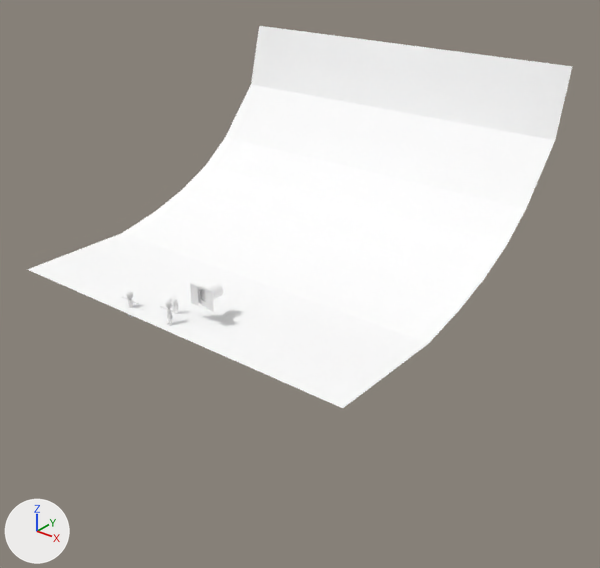
The Blender file s01/e02/p01/s01e02p01.blend as it was, and as the next commit left it.
Before and after are seen from a camera (50 mm lens) standing at (25.2, -22.1, 17.2) and looking at (0.5, 8.7, -1.9). The lights are fixed; the arrows at lower left show +X, +Y and +Z.

The first picture shows 'BDFloor', 'BDWall', 'Curtains1', 'Mitzi', 'Porthole1'.
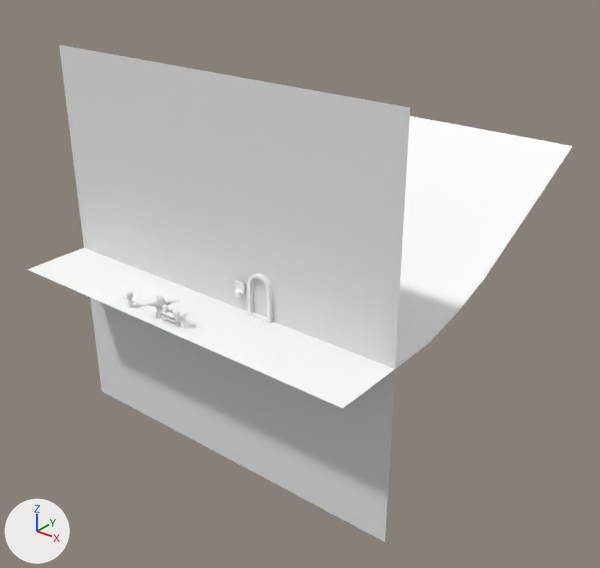
Boxes [x1, y1, x2, y2] around the edits, measured in the pictures (600 x 568 px):
'BDFloor', reshaped
    before: [27, 26, 572, 408]
    after: [27, 116, 573, 408]
'BDWall', reshaped, moved, modifiers changed
    before: [200, 290, 205, 302]
    after: [59, 45, 410, 542]
'ArchMetal01', added
    after: [247, 273, 273, 323]
'Curtains1', deleted
    before: [189, 282, 214, 312]
'Porthole1', deleted
    before: [198, 283, 223, 307]
'dwarfGuard', added
    after: [142, 296, 180, 318]
'Clock01', added
    after: [235, 280, 245, 298]
'Mitzi', deleted
    before: [160, 298, 178, 326]
'Table1', added
    after: [160, 310, 181, 327]
'Snips1', added
    after: [171, 313, 196, 338]
'lowBox1', added
    after: [162, 304, 169, 313]
part 1 of me_plane_000, cut back
    before: [183, 26, 572, 279]
    after: [402, 116, 573, 279]

What changed in the scene script:
```text
Change me_plane_000:
    where me_plane_000.from_pydata(...)  # 16 vertices, 7 faces; spans x -1.0..1.0, y -1.0..0.84, z 0.0..9.91
    used by ob_bdfloor; location = (0.0, 9.43, -0.75); scale = (10.0, 10.0, 1.0)
    verts and faces of me_plane_000; kept vertices keep their numbers, new ones are numbered from 16
    me_plane_000 part 1
    add delete_vertices([2, 3, *range(10, 16)])  # with the faces that use them
    add verts[16] = (-1.0, 1.0, 5.59)
    add verts[17] = (1.0, 1.0, 5.59)  # pixel (572, 146)
    add faces += [(8, 17, 16, 9)]
Remove ob_mitzi:
    ob_mitzi = bpy.data.objects.new('Mitzi', me_cylinder_005)
Remove ob_curtains1:
    ob_curtains1 = bpy.data.objects.new('Curtains1', me_plane_004)
Remove ob_porthole1:
    ob_porthole1 = bpy.data.objects.new('Porthole1', me_circle_001)
Change ob_bdwall:
    ob_bdwall.location: (0.0, 1.13, 0.0) -> (0.0, 3.05, 0.0)
    remove _m = ob_bdwall.modifiers.new('Boolean', 'BOOLEAN')
    remove _m.object = ob_porthole1
    remove _m.operation = 'INTERSECT'
    remove _m.solver = 'FLOAT'
Add ob_dwarfguard_001:
    ob_dwarfguard_001 = bpy.data.objects.new('dwarfGuard.001', me_cylinder_000)  # 90 vertices, 93 faces; spans x -1.139..-0.761, y -0.953..0.505, z 0.128..1.581; in mat_material_004 (its picture is missing); modifiers SUBSURF
    ob_dwarfguard_001.location = (-0.86, 0.57, -0.28)
    ob_dwarfguard_001.rotation_euler = (0.00231, -0.0911, 0.885)  # degrees (0.1, -5.2, 51)
    ob_dwarfguard_001.scale = (0.34, 0.34, 0.34)
Add ob_dwarfguard:
    ob_dwarfguard = bpy.data.objects.new('dwarfGuard', me_cylinder_003)  # 1175 vertices, 1128 faces, 3 loose edges; spans x -2.38..2.75, y -0.76..0.82, z -1.4..2.52; in mat_material_004 (its picture is missing); modifiers SUBSURF
    ob_dwarfguard.location = (-0.79, 0.15, -0.56)
    ob_dwarfguard.rotation_euler = (0.0, 0.0, 0.927)  # degrees (0, 0, 53)
    ob_dwarfguard.scale = (0.34, 0.34, 0.34)
Add ob_snips1:
    ob_snips1 = bpy.data.objects.new('Snips1', me_torus_000)  # 1385 vertices, 1350 faces; spans x -7.5..7.8, y -8.0..7.7, z -2.2..2.6; in mat_material_003 (its picture is missing); modifiers SUBSURF
    ob_snips1.location = (0.71, 0.11, -0.61)
    ob_snips1.rotation_euler = (1.571, 0.0, 0.478)  # degrees (90, 0, 27)
    ob_snips1.scale = (0.0758, 0.0758, 0.0758)
Add ob_archmetal01:
    ob_archmetal01 = bpy.data.objects.new('ArchMetal01', me_cylinder_012)  # 755 vertices, 788 faces; spans x -1.3..1.3, y -2.98..1.3, z -1.0..1.12; in mat_material_034 (white #ffffff)
    ob_archmetal01.location = (2.8, 3.33, 0.77)
    ob_archmetal01.rotation_euler = (1.571, 0.0, 0.0)  # degrees (90, 0, 0)
    ob_archmetal01.scale = (0.507, 0.507, 0.507)
Add ob_chair1:
    ob_chair1 = bpy.data.objects.new('Chair1', me_cube_001)  # 168 vertices, 172 faces; spans x -1.0..1.0, y -1.0..1.1, z -16.7..19.5; in mat_material_035 (white #ffffff)
    ob_chair1.location = (-0.01, 0.42, -0.57)
    ob_chair1.scale = (0.129, 0.121, 0.0112)
Add ob_clock01:
    ob_clock01 = bpy.data.objects.new('Clock01', me_cube_008)  # 614 vertices, 382 faces; spans x -1.3..1.4, y -38.8..9.3, z -41.3..34.6; in mat_material_025 (white #ffffff)
    ob_clock01.location = (1.59, 2.93, 0.36)
    ob_clock01.scale = (0.2, 0.00438, 0.0103)
Add ob_lowbox1:
    ob_lowbox1 = bpy.data.objects.new('lowBox1', me_cube_009)  # 44 vertices, 40 faces; spans x -0.0386..0.0373, y -0.0429..0.0442, z 0.0025..0.0967; in mat_material_029 (white #ffffff)
    ob_lowbox1.location = (-0.38, 0.1, -0.29)
    ob_lowbox1.scale = (3.0, 3.0, 3.0)
Add ob_table1:
    ob_table1 = bpy.data.objects.new('Table1', me_cube_010)  # 136 vertices, 140 faces; spans x -1.0..1.0, y -1.0..1.0, z -25.3..1.0; in mat_material_026 (white #ffffff)
    ob_table1.location = (-0.03, 0.11, -0.31)
    ob_table1.scale = (0.526, 0.196, 0.0173)
```
